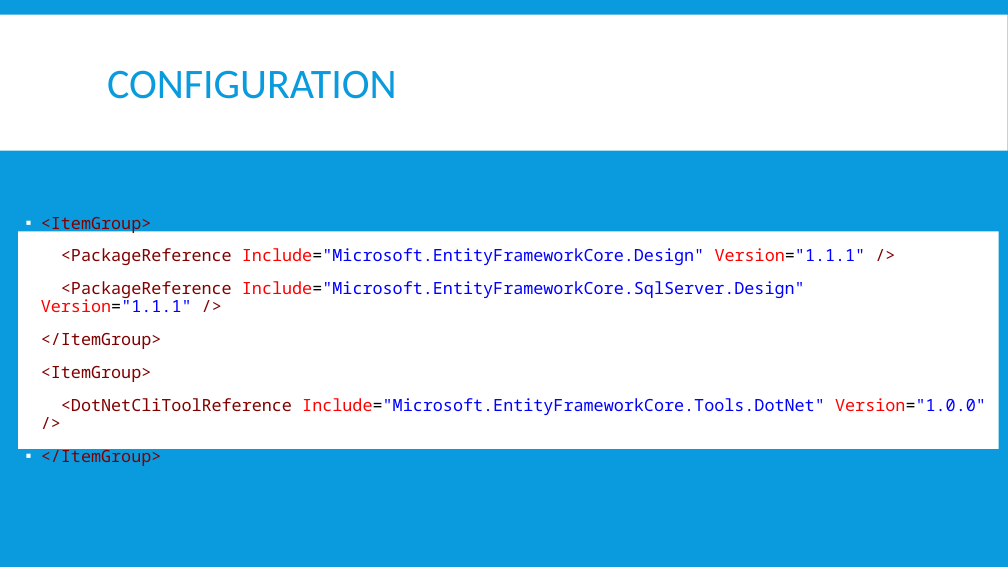
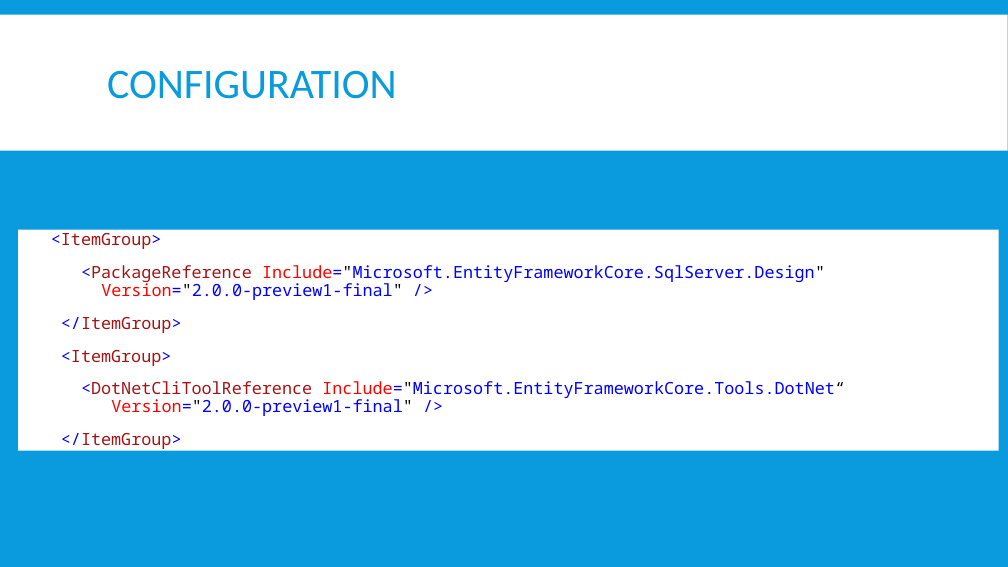
Before and after one commit to jwooley/EfCore, a slide deck: slide 4 of EfCoreGettingStarted.pptx. Drawn at 1008x567 pixels with LibreOffice and Linux fonts; fonts in the diff are those of the drawing. Boxes give left, top, right and bottom in pixels: in the first picture for what was removed or moved away, otherwise in the second. Text is boxed around its words. In the diff, an @@ line names an element or a change of style, - is before the commit and + after.

```diff
--- a/EfCoreGettingStarted.pptx
+++ b/EfCoreGettingStarted.pptx
@@ text at [51,229,182,451]: text colour #800000 to #0000FF, text colour #800000 to #A31515 in "<ItemGroup>", "</ItemGroup>", "<ItemGroup>", "</ItemGroup>" @@
@@ text at [81,265,825,300]: text changed @@
-▪ <PackageReference Include="Microsoft.EntityFrameworkCore.Design" Version="1.1.1" />
-▪ <PackageReference Include="Microsoft.EntityFrameworkCore.SqlServer.Design" Version="1.1.1" />
+▪ <PackageReference Include="Microsoft.EntityFrameworkCore.SqlServer.Design"
+  Version="2.0.0-preview1-final" />
@@ text at [81,381,845,416]: text changed @@
-▪ <DotNetCliToolReference Include="Microsoft.EntityFrameworkCore.Tools.DotNet" Version="1.0.0" />
+▪ <DotNetCliToolReference Include="Microsoft.EntityFrameworkCore.Tools.DotNet“
+  Version="2.0.0-preview1-final" />
```
Also in this commit, not shown: 1 other slide changed, 1 other file.
